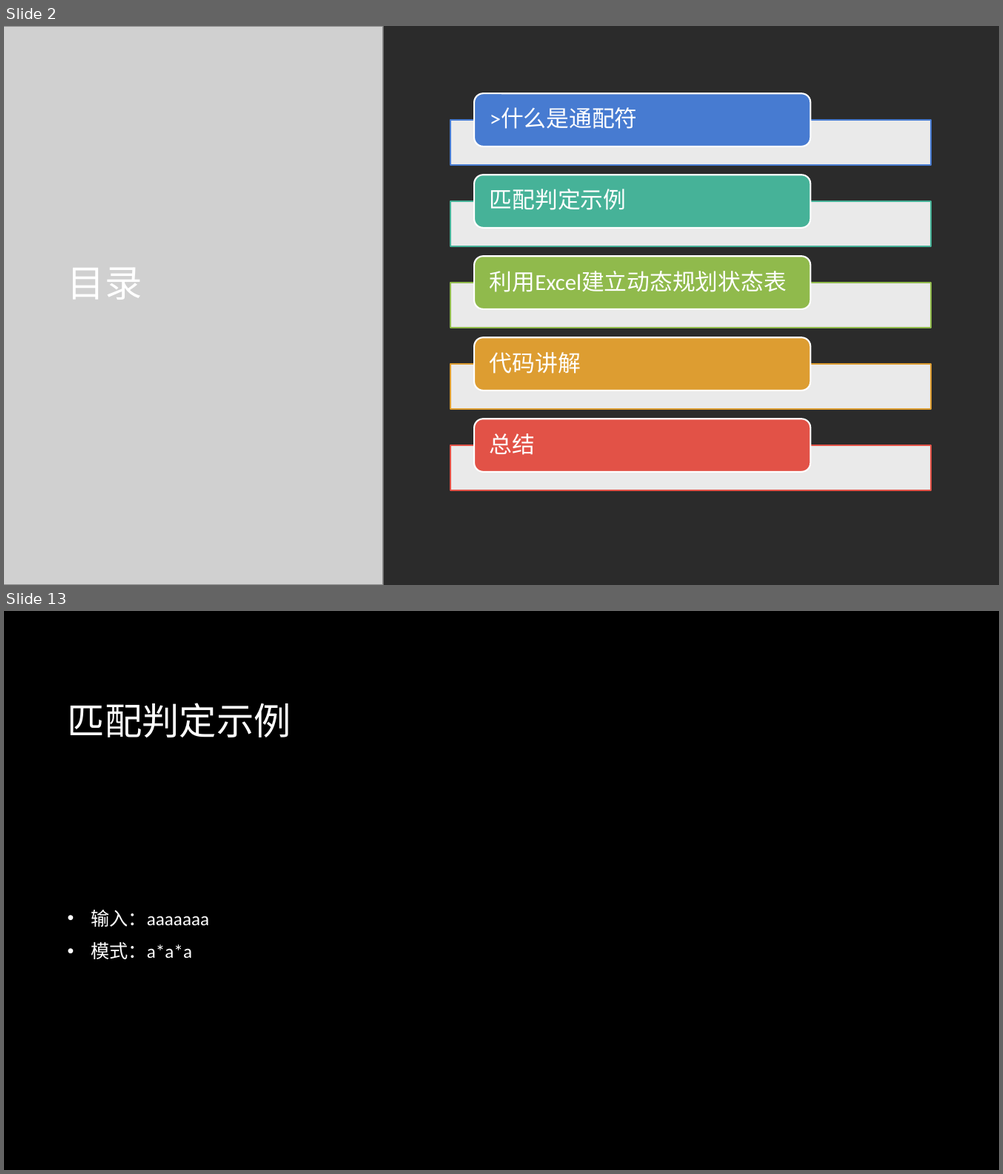
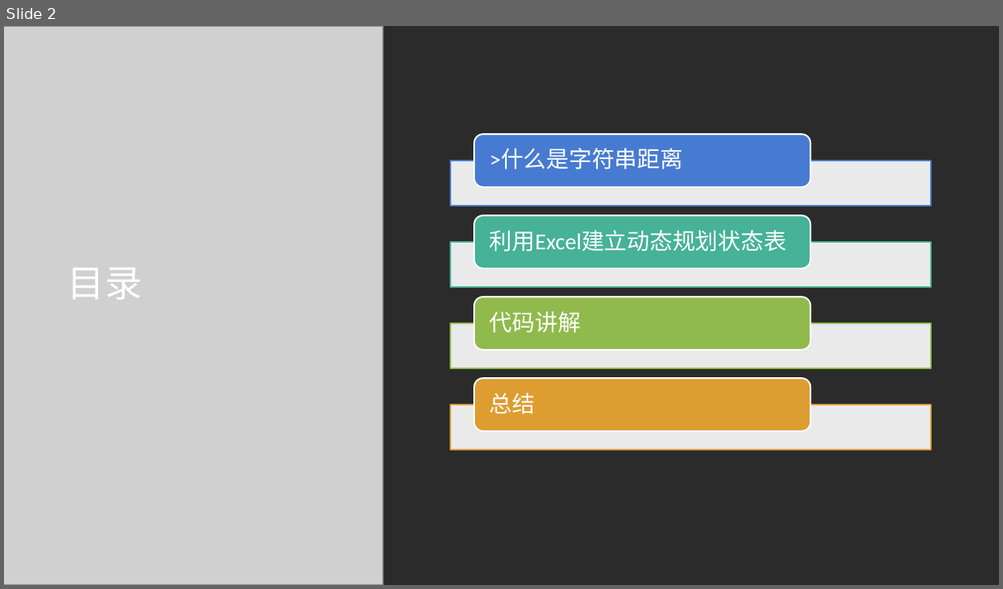
Before and after one commit to oneminute/leetcode, a slide deck: problems/edit-distance/sol01.pptx. Shown one above the other, each under a label of ours: slides 2 and 13 before the commit, slide 2 after it; the slides between them are not shown. The pictures are 1003x1174 and 1003x589 pixels, drawn with LibreOffice and Linux fonts; fonts in the diff are those of the drawing; grey boxes stand for pictures; background and template pictures are left out; a plain dark background stands for a picture behind light text. Boxes give left, top, right and bottom in pixels: in the first picture for what was removed or moved away, otherwise in the second. Text is boxed around its words. In the diff, an @@ line names an element or a change of style, - is before the commit and + after.

```diff
--- a/problems/edit-distance/sol01.pptx
+++ b/problems/edit-distance/sol01.pptx
@@ slide 13 removed at [4,611,999,1170], background picture (left out) @@
@@ title removed at [68,703,291,738] @@
-匹配判定示例
@@ text removed at [91,910,209,960] @@
-• 输入：aaaaaaa
-• 模式：a*a*a
@@ slide 2 changed as well @@
@@ text at [489,149,683,170]: text changed @@
->什么是通配符
+>什么是字符串距离
@@ text removed at [489,189,626,210] @@
-匹配判定示例
@@ 4 rounded rectangles, 4 rectangles: place and size @@
-4 rounded rectangles, 4 rectangles at [450,94,930,409]
+4 rounded rectangles, 4 rectangles at [450,134,930,451]
@@ 3 texts: place and size @@
-3 texts at [489,271,786,455]
+3 texts at [489,230,786,414]
@@ rounded rectangle removed at [474,419,811,472] @@
@@ rectangle removed at [450,446,930,491] @@
```
Also in this commit, not shown: 5 other slides changed, 2 slides added, 11 other slides removed, 6 other files.
